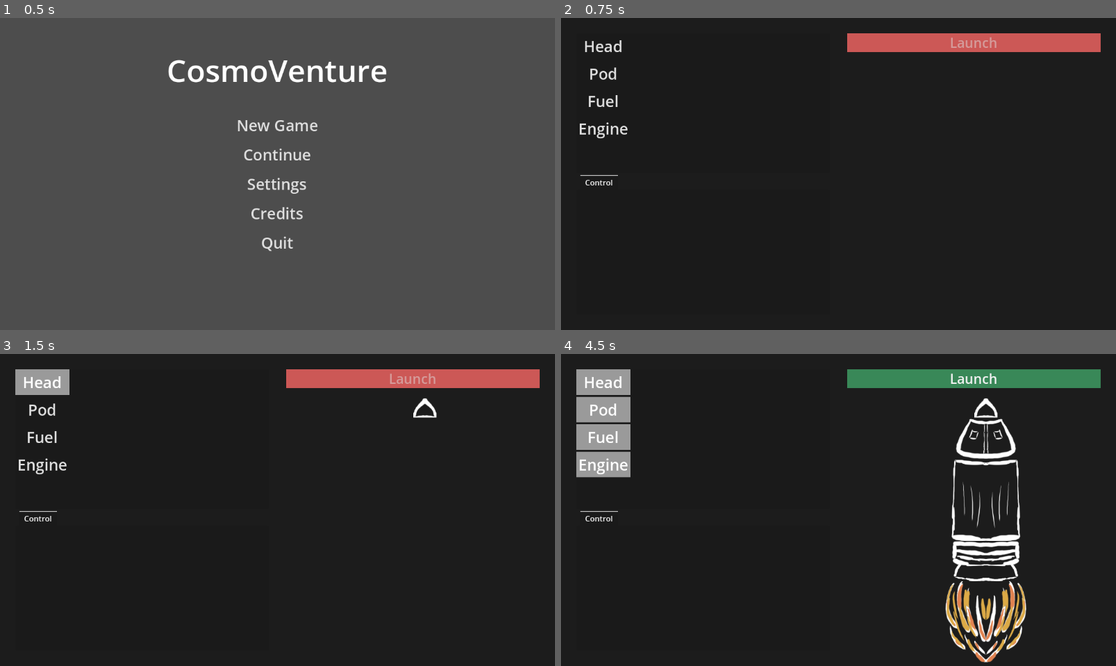
Above: before the commit, frames 1-4 (two rows, left to right).
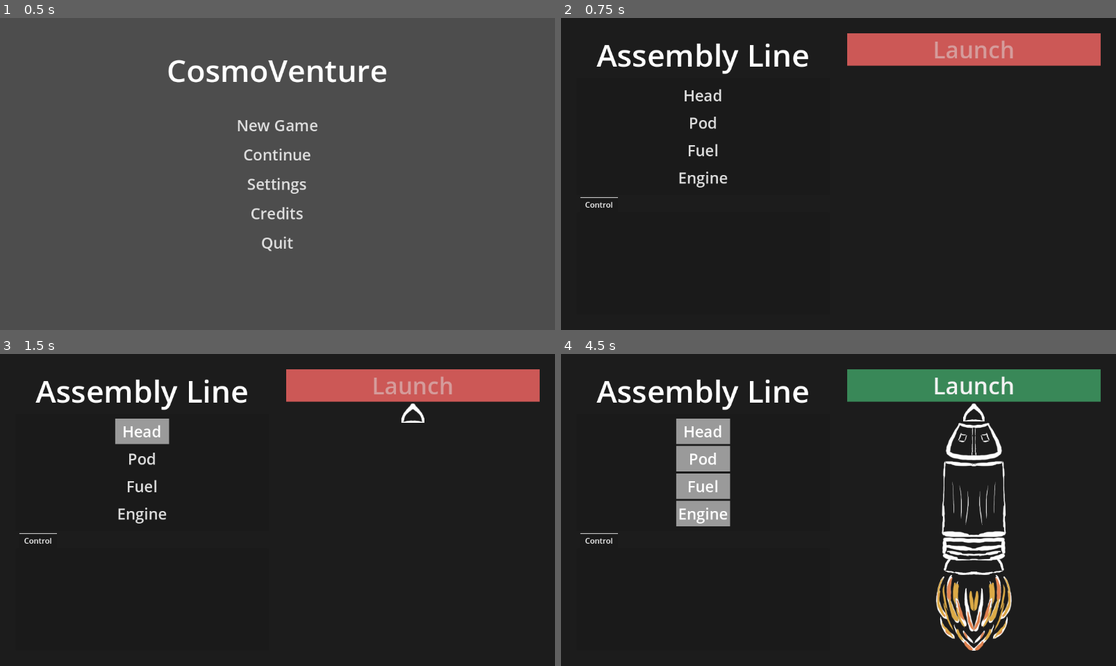
Above: after the commit, the same moments.

Repository: 100-Devs-1-Game/CosmoVenture
Game: Godot game, scene res://main.tscn
Two runs of this game, one before a commit and one after it. Both use one fixed random seed, a clock stepped at 60 frames per second and the inputs below.
Inputs:
- Up to frame 1 (0.5 s): no input
- Up to frame 2 (0.75 s): click "New Game" at 0.5 s
- Up to frame 3 (1.5 s): click "Head" at 1.25 s
- Up to frame 4 (4.5 s): click "Pod" at 2 s; click "Fuel" at 2.75 s; click "Engine" at 3.5 s; click "Launch" at 4.25 s

Frame 1 is identical in both runs. In frame 2, 4.4% of the frame differs, in the area x 3-98%, y 6-61%; in frame 3, 5.9%; in frame 4, 15%, in the area x 2-98%, y 4-99%.

Commit message:
Some formatting

Diff:
--- a/src/game/assembly_line.gd
+++ b/src/game/assembly_line.gd
@@ -1,6 +1,6 @@
 # TODO: @tool allows seeing redrawn items in 2D. Remove for actual game.
 @tool
-class_name AssemblyLine extends Node2D
+class_name AssemblyLine extends Control
 
 @onready var parts_scene := preload("res://game/parts/space_craft_parts.tscn").instantiate()
 
@@ -18,18 +18,17 @@
 	var height = 0
 	var pscale = 1
 	for part in craft_parts:
-		var size = part.get_rect().size
-		width = max(width, size.x)
-		height += size.y
-		pscale = get_viewport_rect().size.y / height
+		var part_size = part.get_rect().size
+		width = max(width, part_size.x)
+		height += part_size.y
+		pscale = size.y / height
 	pscale = min(pscale, 0.5)
 	for part in craft_parts:
-		var size = part.get_rect().size
-		var view_size = get_viewport_rect().size
-		x = view_size.x / 4 - size.x / 2 * pscale
-		draw_texture_rect_region(part.texture, Rect2(x, y, size.x * pscale, size.y * pscale),
+		var part_size = part.get_rect().size
+		x = size.x / 2 - part_size.x / 2 * pscale
+		draw_texture_rect_region(part.texture, Rect2(x, y, part_size.x * pscale, part_size.y * pscale),
 			part.region_rect)
-		y += size.y * pscale
+		y += part_size.y * pscale
 
 
 
--- a/src/game/game.tscn
+++ b/src/game/game.tscn
@@ -79,6 +79,13 @@
 [node name="VBoxContainer" type="VBoxContainer" parent="MarginContainer/HBoxContainer/MissionControl/MarginContainer"]
 layout_mode = 2
 
+[node name="Label" type="Label" parent="MarginContainer/HBoxContainer/MissionControl/MarginContainer/VBoxContainer"]
+layout_mode = 2
+theme_override_font_sizes/font_size = 64
+text = "Assembly Line"
+horizontal_alignment = 1
+vertical_alignment = 1
+
 [node name="MarginContainer" type="MarginContainer" parent="MarginContainer/HBoxContainer/MissionControl/MarginContainer/VBoxContainer"]
 layout_mode = 2
 size_flags_vertical = 3
@@ -88,6 +95,8 @@
 
 [node name="GridContainer" type="GridContainer" parent="MarginContainer/HBoxContainer/MissionControl/MarginContainer/VBoxContainer/MarginContainer"]
 layout_mode = 2
+size_flags_horizontal = 4
+size_flags_vertical = 4
 
 [node name="HeadCheckButton" type="Button" parent="MarginContainer/HBoxContainer/MissionControl/MarginContainer/VBoxContainer/MarginContainer/GridContainer"]
 unique_name_in_owner = true
@@ -160,7 +169,7 @@
 unique_name_in_owner = true
 layout_mode = 2
 size_flags_vertical = 0
-theme_override_font_sizes/font_size = 28
+theme_override_font_sizes/font_size = 48
 theme_override_styles/normal = SubResource("StyleBoxFlat_4fuuu")
 theme_override_styles/pressed = SubResource("StyleBoxFlat_dxrkv")
 theme_override_styles/hover = SubResource("StyleBoxFlat_dakft")
@@ -168,9 +177,10 @@
 theme_override_styles/focus = SubResource("StyleBoxFlat_y36n6")
 text = "Launch"
 
-[node name="AssemblyLine" type="Node2D" parent="MarginContainer/HBoxContainer/Simulation/MarginContainer/VBoxContainer"]
+[node name="AssemblyLine" type="Control" parent="MarginContainer/HBoxContainer/Simulation/MarginContainer/VBoxContainer"]
 unique_name_in_owner = true
-position = Vector2(0, 60)
+layout_mode = 2
+size_flags_vertical = 3
 script = ExtResource("2_h7iqs")
 
 [node name="SpaceCraftParts" parent="." instance=ExtResource("3_h7iqs")]
